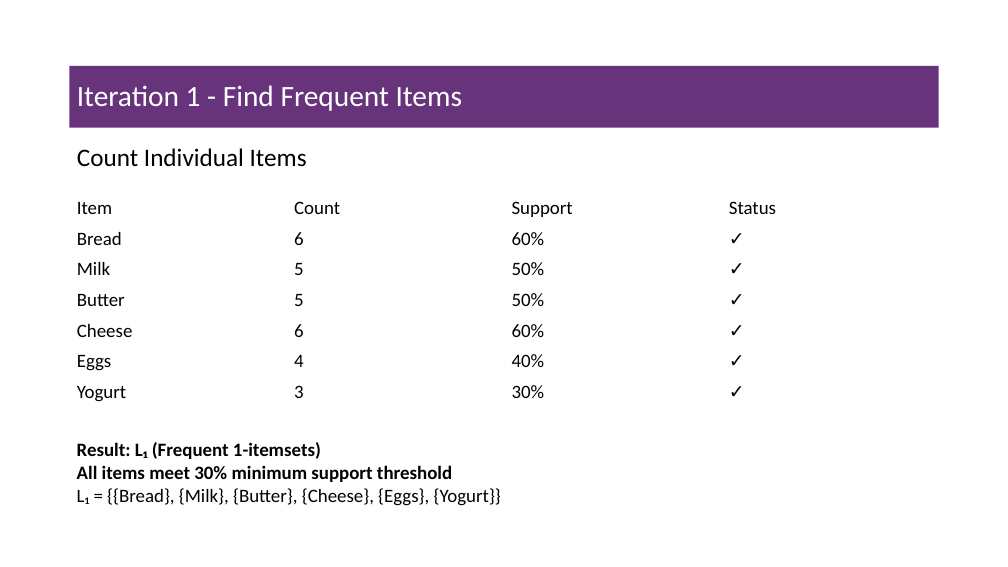
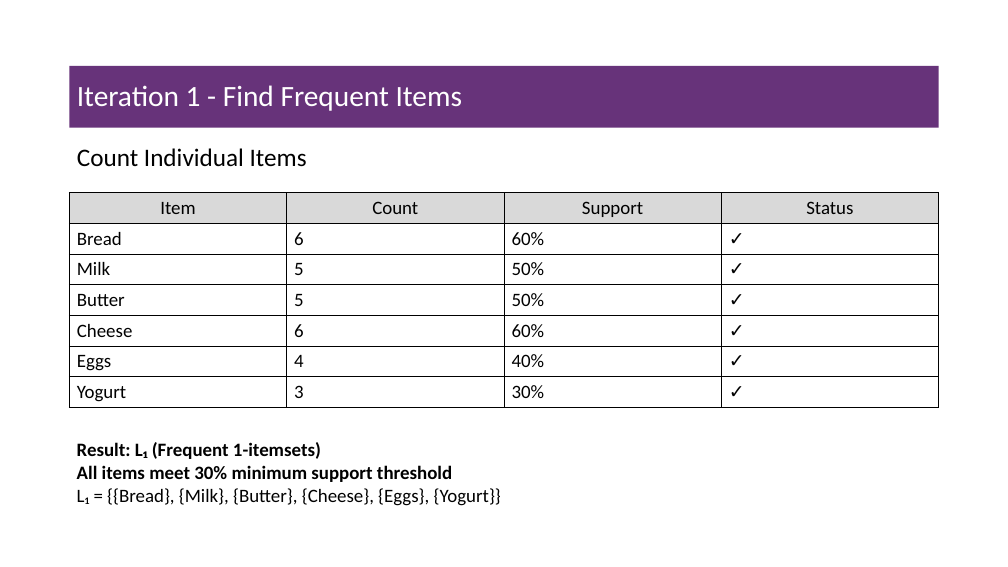
Before and after one commit to msfasha/307304-Data-Mining, a slide deck: slide 17 of 20242/Part 4-Associatin Rules Mining/beta/4-1-association_rules_mining.pptx (slide 15 before the commit). Drawn at 1008x567 pixels with LibreOffice and Linux fonts; fonts in the diff are those of the drawing; background and template pictures are left out. Boxes give left, top, right and bottom in pixels: in the first picture for what was removed or moved away, otherwise in the second. Text is boxed around its words. In the diff, an @@ line names an element or a change of style, - is before the commit and + after.

```diff
--- a/20242/Part 4-Associatin Rules Mining/beta/4-1-association_rules_mining.pptx
+++ b/20242/Part 4-Associatin Rules Mining/beta/4-1-association_rules_mining.pptx
@@ table at bbox=[70, 193, 941, 406] @@
@@ fill none to #D9D9D9 in row 1 @@
@@ alignment left to centre @@
@@ borders changed @@
```
Also in this commit, not shown: 7 other slides changed, 9 slides added, 7 slides removed.
